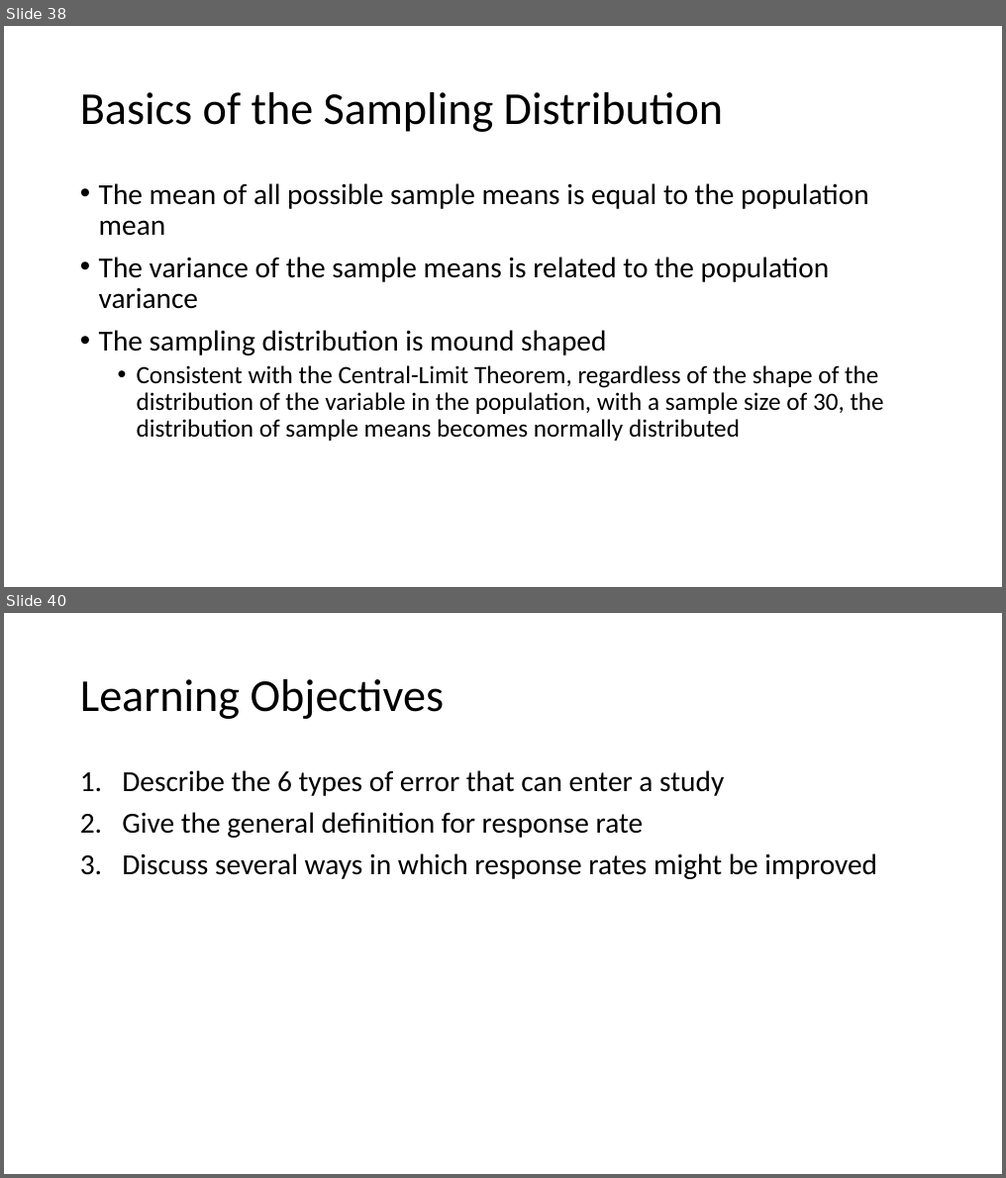
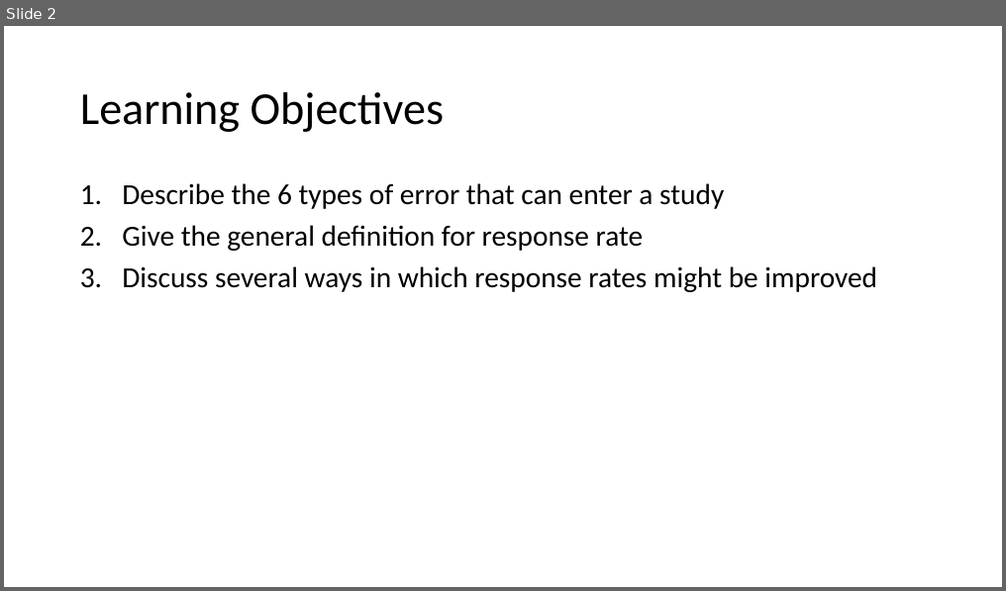
Before and after one commit to mikenguyen13/mar4050, a slide deck: lectures/7/Developing the sampling plan.pptx. Shown one above the other, each under a label of ours: slides 38 and 40 before the commit, slide 2 after it; the slides between them are not shown. The pictures are 1006x1178 and 1006x591 pixels, drawn with LibreOffice and Linux fonts; fonts in the diff are those of the drawing. Boxes give left, top, right and bottom in pixels: in the first picture for what was removed or moved away, otherwise in the second. Text is boxed around its words. In the diff, an @@ line names an element or a change of style, - is before the commit and + after.

```diff
--- a/lectures/7/Developing the sampling plan.pptx
+++ b/lectures/7/Developing the sampling plan.pptx
@@ slide 38 removed at [4,26,1002,587], background #FFFFFF @@
@@ title removed at [80,92,723,132] @@
-Basics of the Sampling Distribution
@@ text removed at [99,183,884,441] @@
-• The mean of all possible sample means is equal to the population mean
-• The variance of the sample means is related to the population variance
-• The sampling distribution is mound shaped
-  • Consistent with the Central-Limit Theorem, regardless of the shape of the distribution of the variable in the population, with a sample size of 30, the distribution of sample means becomes normally distributed
@@ what was slide 40 is now slide 2 @@
```
Also in this commit, not shown: 1 slide changed, 1 slide added, 37 other slides removed, 2 other files.
